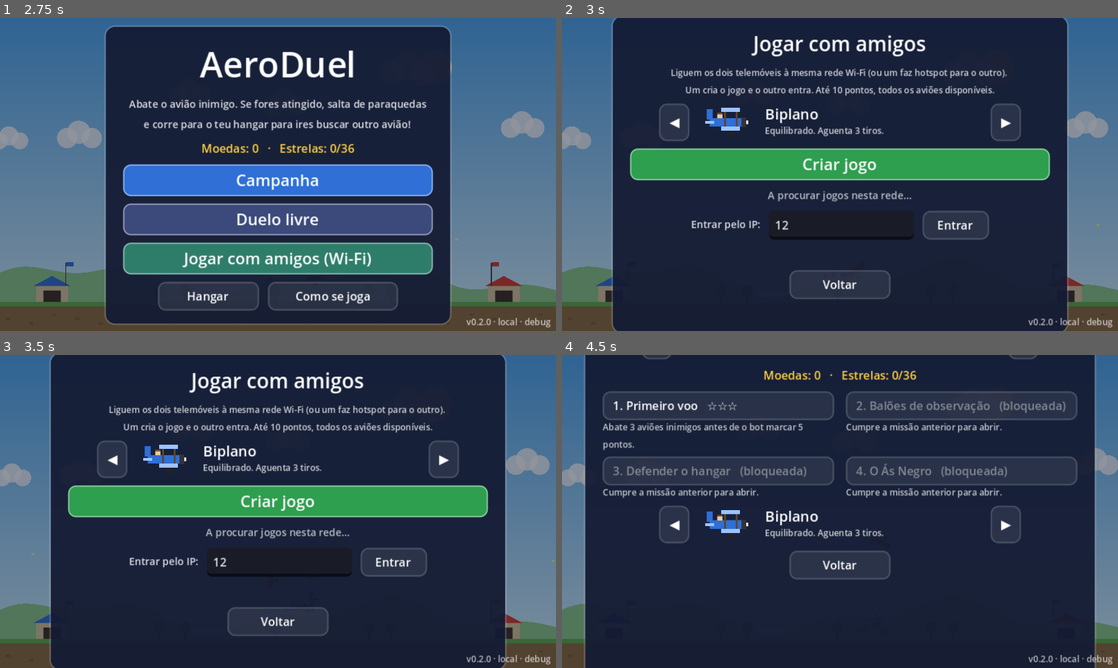
Above: before the commit, frames 1-4 (two rows, left to right).
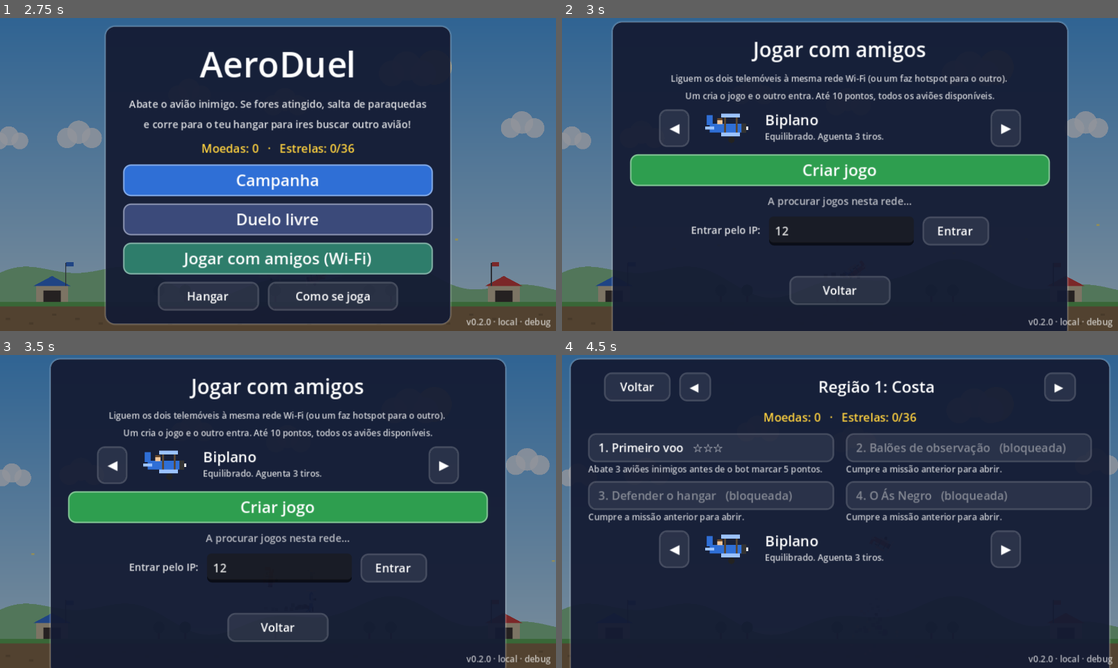
Above: after the commit, the same moments.

Repository: JorgeS15/AeroDuel
Game: Godot game, scene res://scenes/main.tscn
The game is run twice, just before and just after one commit, with the same random seed, the same clock (stepped at 60 frames per second) and the same inputs.
Inputs (mouse positions are in pixels of both pictures, inside the frame that each line leads up to):
- Up to frame 1 (2.75 s): click "Jogar com amigos (Wi-Fi)" at 0.5 s; click (278, 233) at 1.27 s; type "12" at 1.35 s; click "Voltar" at 2 s
- Up to frame 2 (3 s): click "Jogar com amigos (Wi-Fi)" at 2.75 s
- Up to frame 3 (3.5 s): no input
- Up to frame 4 (4.5 s): click "Voltar" at 3.5 s; click "Campanha" at 4.25 s

Frame 1 is identical in both runs. In frame 2, 13% of the frame differs, in the area x 8-92%, y 0-100%; in frame 3, 13%; in frame 4, 20%, in the area x 1-99%, y 0-100%.

Commit message:
Campanha: página cabe no ecrã, com as setas das regiões à vista
A página ficava mais alta do que o ecrã e o topo (região e setas ◀ ▶)
ficava cortado, por isso não se chegava às regiões 2 e 3. Agora ocupa
a largura do ecrã, o Voltar vai na linha das regiões e as páginas do
menu nunca saem do ecrã por cima.

Co-Authored-By: Claude Opus 5.5 <noreply@anthropic.com>
Claude-Session: https://claude.ai/code/session_01TLnBzwvpFSp5gKqTd2AQMa

Diff:
--- a/godot/scripts/ui/main_menu.gd
+++ b/godot/scripts/ui/main_menu.gd
@@ -25,6 +25,7 @@
 var _mission_list: GridContainer
 var _region := 1
 var _region_label: Label
+var _card_w := 160.0
 var _hangar_body: VBoxContainer
 var _update_label: Label
 var _update_btn: Button
@@ -147,14 +148,18 @@
 
 
 func _build_campaign() -> void:
-	var box := _page("campaign", 340)
+	# a página ocupa a largura do ecrã (as descrições ficam com menos linhas) e o
+	# "Voltar" vai na linha das regiões, para tudo caber na altura de um telemóvel
+	var width := minf(Config.W - 16.0, 460.0)
+	_card_w = (width - 28.0) * 0.5
+	var box := _page("campaign", width)
 	var head := _row()
-	var prev := _button("◀", func() -> void: _change_region(-1), 20)
-	head.add_child(prev)
+	head.add_child(_button("Voltar", func() -> void: _show("home"), 46))
+	head.add_child(_button("◀", func() -> void: _change_region(-1), 22))
 	_region_label = _label("", 11)
-	_region_label.custom_minimum_size = Vector2(220, 0)
+	_region_label.custom_minimum_size = Vector2(minf(220.0, width - 150.0), 0)
 	head.add_child(_region_label)
-	head.add_child(_button("▶", func() -> void: _change_region(1), 20))
+	head.add_child(_button("▶", func() -> void: _change_region(1), 22))
 	box.add_child(head)
 	box.add_child(_coins_label())
 	_mission_list = GridContainer.new()
@@ -169,7 +174,6 @@
 		Game.plane_choice = id
 		Game.save_settings())
 	box.add_child(_campaign_planes)
-	box.add_child(_back_button())
 	_refresh_missions()
 
 
@@ -319,7 +323,7 @@
 		var stars := ""
 		for st in got:
 			stars += "★" if st else "☆"
-		var b := _button("%d. %s   %s" % [i + 1, m.title, stars if unlocked else "(bloqueada)"], func() -> void: mission_pressed.emit(i), 160)
+		var b := _button("%d. %s   %s" % [i + 1, m.title, stars if unlocked else "(bloqueada)"], func() -> void: mission_pressed.emit(i), int(_card_w))
 		b.disabled = not unlocked
 		b.alignment = HORIZONTAL_ALIGNMENT_LEFT
 		card.add_child(b)
@@ -328,7 +332,7 @@
 			locked_text = "Precisas de %d estrelas para abrir esta região (tens %d)." % [Progress.region_stars_needed(_region), Progress.total_stars()]
 		var brief := _label(m.brief if unlocked else locked_text, 6, 0.75, Color.WHITE, false)
 		brief.autowrap_mode = TextServer.AUTOWRAP_WORD
-		brief.custom_minimum_size = Vector2(160, 0)
+		brief.custom_minimum_size = Vector2(_card_w, 0)
 		card.add_child(brief)
 		_mission_list.add_child(card)
 
@@ -420,7 +424,8 @@
 	panel.custom_minimum_size = Vector2(width, 0)
 	var place := func() -> void:
 		panel.reset_size()
-		panel.position = (Vector2(Config.W, Config.H) - panel.size) * 0.5
+		# centrada, mas nunca a sair do ecrã por cima (o topo tem os títulos e as setas)
+		panel.position = ((Vector2(Config.W, Config.H) - panel.size) * 0.5).max(Vector2(2, 2))
 	panel.resized.connect(place)
 	box.resized.connect(place)
 	place.call_deferred()
